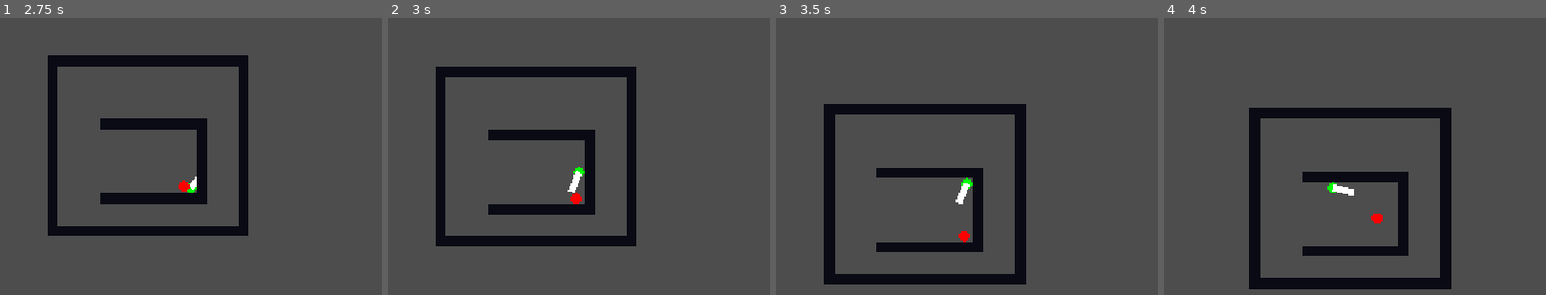
Above: before the commit, frames 1-4 (left to right).
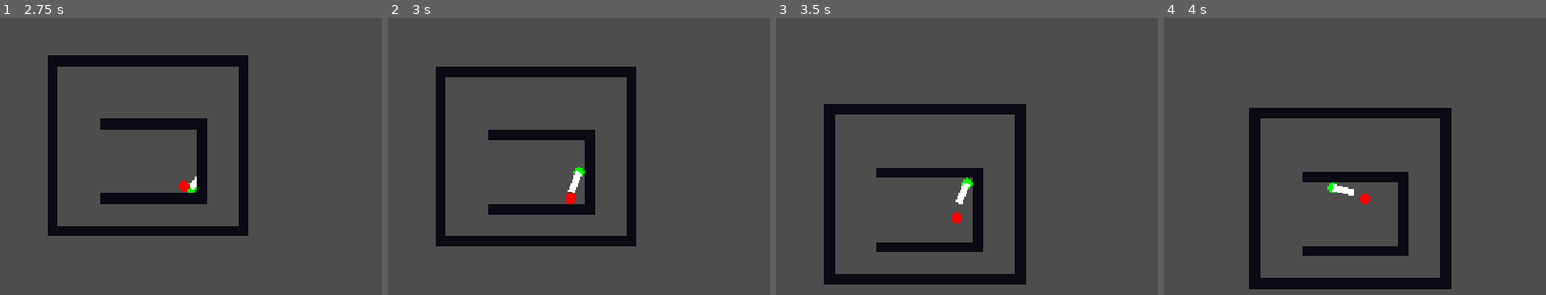
Above: after the commit, the same moments.

Repository: Kapcpa/gmtk-gamejam-2026
Game: Godot game, scene res://scenes/main.tscn
The game is run twice, just before and just after one commit, with the same random seed, the same clock (stepped at 60 frames per second) and the same inputs.
Inputs (mouse positions are in pixels of both pictures, inside the frame that each line leads up to):
- Up to frame 1 (2.75 s): move the mouse to (359, 167) at 0.52 s; hold D (right) 0.53-1.28 s; click (359, 167) at 0.6 s; move the mouse to (38, 209) at 1.27 s; hold S (down) 1.28-2.03 s; click (38, 209) at 1.35 s; move the mouse to (267, 92) at 2.02 s; hold D (right) from 2.03 s (still down); click (267, 92) at 2.1 s
- Up to frame 2 (3 s): move the mouse to (540, 272) at 2.77 s; release D (right) at 2.78 s; hold W (up) from 2.78 s (still down); click (540, 272) at 2.85 s
- Up to frame 3 (3.5 s): keep holding W (up)
- Up to frame 4 (4 s): move the mouse to (outside the picture) at 3.52 s; release W (up) at 3.53 s; hold A (left) from 3.53 s (still down); click (outside the picture) at 3.6 s

Frame 1 is identical in both runs. In frame 2, 0.1% of the frame differs, in the area x 46-51%, y 63-68%; in frame 3, 0.2%; in frame 4, 0.2%, in the area x 51-58%, y 63-75%.

Commit message:
knockback

Diff:
--- a/scripts/enemy.gd
+++ b/scripts/enemy.gd
@@ -92,13 +92,13 @@
 func _change_state(new_state: State) -> void:
 	current_state = new_state
 
-func take_damage(damage: float) -> void:
+func take_damage(damage: float, knockback_direction: Vector2) -> void:
 	if current_state == State.HIT:
 		return
 
 	health -= damage
 
-	knockback = Vector2(0, 400)  # should be set up
+	knockback = knockback_direction * 200
 	_change_state(State.HIT)
 
 	print(health)
--- a/scripts/player.gd
+++ b/scripts/player.gd
@@ -67,9 +67,9 @@
 func _state_attacking(_delta: float) -> void:
 	if melee_hitbox.is_colliding():
 		var _collider = melee_hitbox.get_collider()
-		if _collider.is_in_group("enemies"):
+		if _collider and _collider.is_in_group("enemies"):
 			if _collider.current_state != _collider.State.HIT:
-				melee_hitbox.get_collider().take_damage(1.0)
+				melee_hitbox.get_collider().take_damage(1.0, melee_hitbox.target_position.normalized())
 	attack_timer -= _delta
 	if attack_timer <= 0.0:
 		_change_state(State.IDLE)
